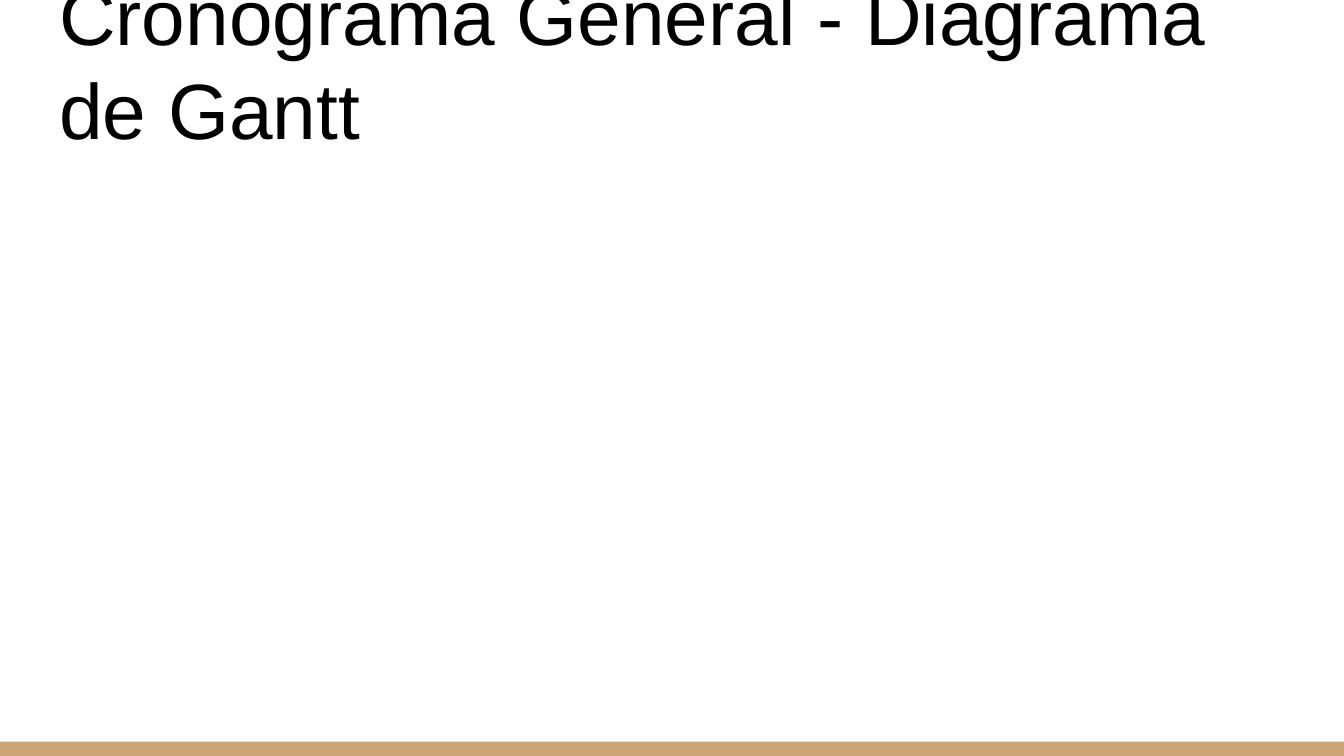
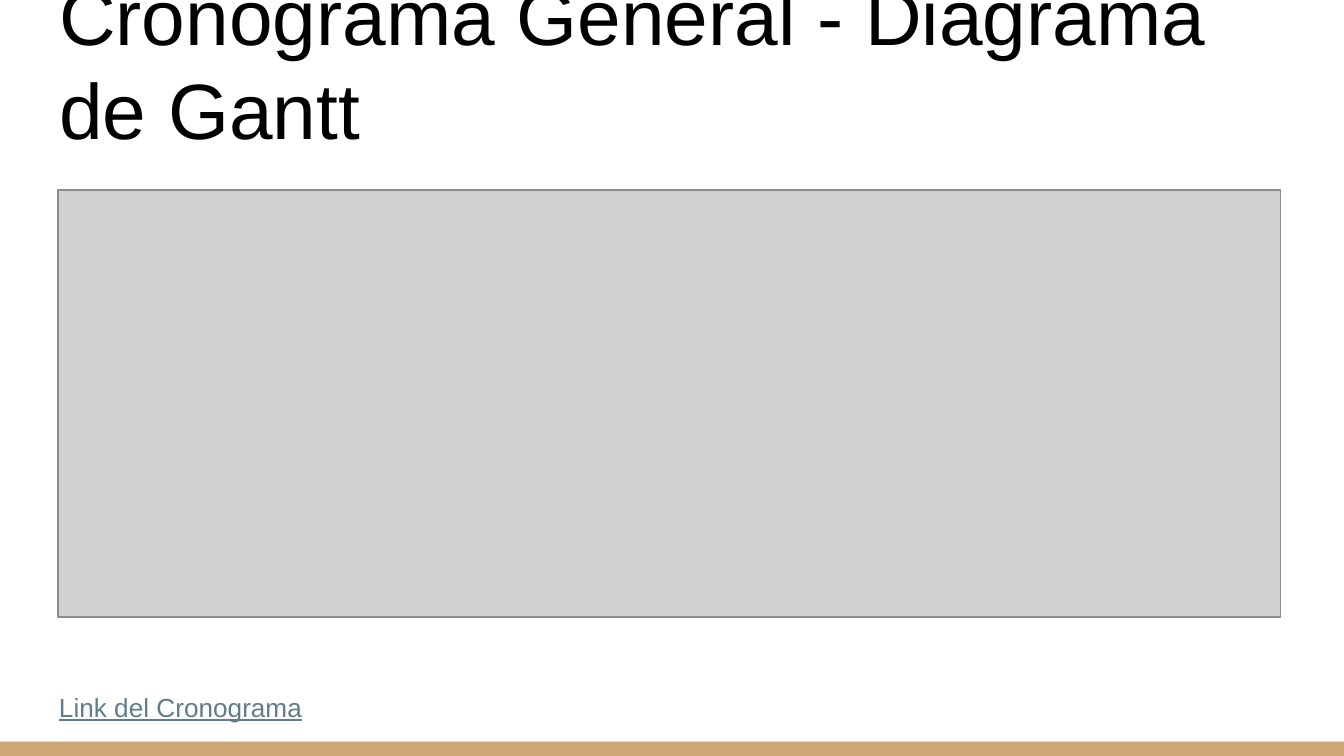
Before and after one commit to Chinaskidev/Dataminds-Consulting, a slide deck: slide 15 of Documentacion/Spring_1/Demo Sprint 1.pptx. Drawn at 1344x756 pixels with LibreOffice and Linux fonts; fonts in the diff are those of the drawing; grey boxes stand for pictures. Boxes give left, top, right and bottom in pixels: in the first picture for what was removed or moved away, otherwise in the second. Text is boxed around its words. In the diff, an @@ line names an element or a change of style, - is before the commit and + after.

```diff
--- a/Documentacion/Spring_1/Demo Sprint 1.pptx
+++ b/Documentacion/Spring_1/Demo Sprint 1.pptx
@@ picture added at [58, 190, 1279, 617] @@
@@ text added at [59, 698, 301, 723], 14 pt, text #607D8B, underline @@
+Link del Cronograma
```
Also in this commit, not shown: 8 other slides changed, 1 slide added, 1 other file.
